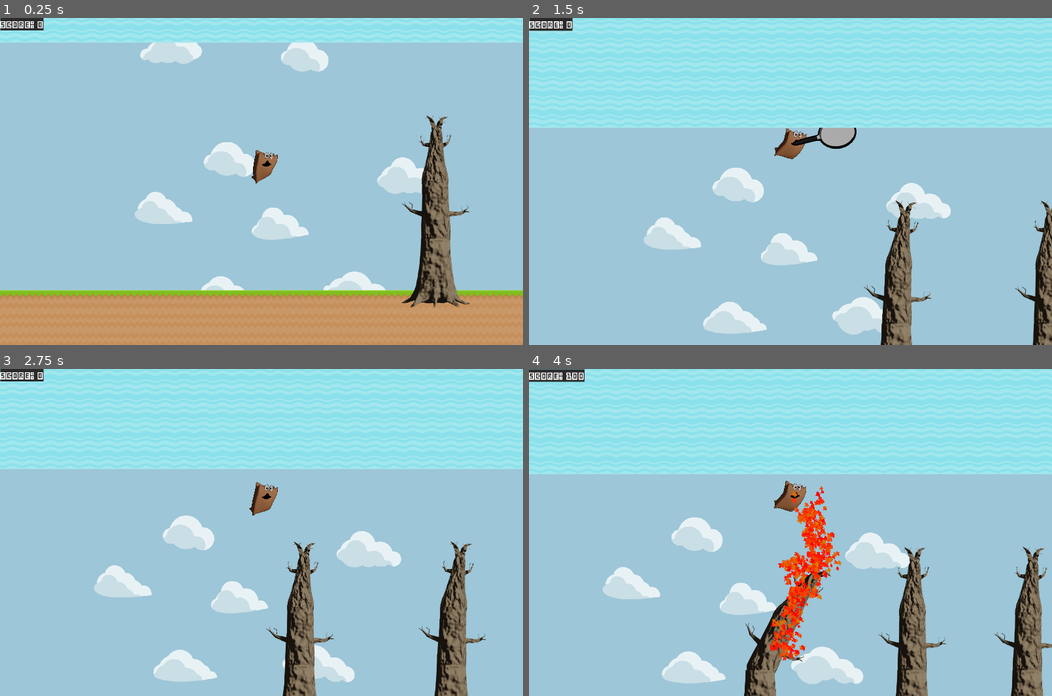
Above: before the commit, frames 1-4 (two rows, left to right).
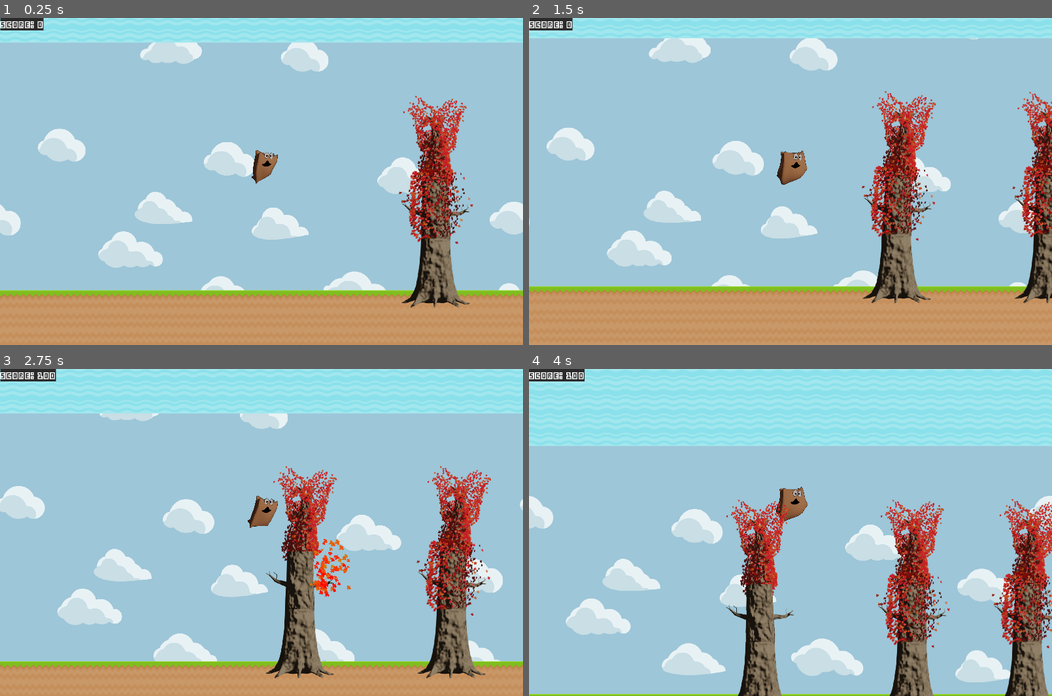
Above: after the commit, the same moments.

Repository: mikeedwards/cozy-jam-2023-moar-autumn
Game: Godot game, scene res://World/main.tscn
Same seed, same stepped clock (60 frames per second), same inputs: the game is played once before the commit and once after it.
Inputs:
- Up to frame 1 (0.25 s): no input
- Up to frame 2 (1.5 s): tap Enter (ui_accept) at 0.5, 0.77, 1.07 s; hold Ctrl 0.53-1.28 s; tap Space at 0.8, 1.35 s; hold Down (ui_down) from 1.28 s (still down)
- Up to frame 3 (2.75 s): tap Enter (ui_accept) at 1.52, 1.55, 1.82, 2.1 s; release Down (ui_down) at 2.03 s; hold Ctrl from 2.03 s (still down)
- Up to frame 4 (4 s): release Ctrl at 2.78 s; tap Ctrl at 2.85 s; tap Enter (ui_accept) at 3.02, 3.32, 3.77, 3.8 s; tap Space at 3.05 s; hold Down (ui_down) from 3.53 s (still down); hold Space from 3.53 s (still down)

The runs differ from the first frame. In frame 1, 5.0% of the frame differs, in the area x 0-100%, y 23-84%; in frame 2, 59%, in the area x 0-100%, y 1-100%; in frame 3, 43%; in frame 4, 29%.

Commit message:
add leaves to indicate hits, map keys properly

Diff:
--- a/Pan/pan.gd
+++ b/Pan/pan.gd
@@ -30,7 +30,7 @@
 		rotation = 0
 		collision_layer = 0
 
-	if Input.is_action_just_pressed("ui_down") and current_cool_down <= 0.0:
+	if Input.is_key_pressed(KEY_CTRL) and current_cool_down <= 0.0:
 		spinning = true
 		collision_layer = 2
 		current_cool_down = COOL_DOWN
--- a/Spirit/spirit.gd
+++ b/Spirit/spirit.gd
@@ -4,7 +4,7 @@
 @export var SPEED_X: float = 12000.0
 @export var JUMP_IMPULSE: float = 18000.0
 @export var GRAVITY: float = 4.0
-@export var IMPULSE_LIMIT: float = 0.2
+@export var IMPULSE_LIMIT: float = 0.1
 
 var impulse_timer = 0
 var score = 0
@@ -34,7 +34,7 @@
 	var vx: Vector2 = SPEED_X * delta * Vector2.RIGHT
 	var vy: Vector2 = (velocity.y + GRAVITY) * Vector2.DOWN
 
-	if Input.is_action_just_pressed("ui_accept"):
+	if Input.is_key_pressed(KEY_SPACE):
 		vy += Vector2.UP * impulse * delta
 		impulse_timer = IMPULSE_LIMIT
 		sprite.play("poof")
--- a/Tree/tree.gd
+++ b/Tree/tree.gd
@@ -7,12 +7,17 @@
 @onready var trunk: Array[RigidBody2D] = [
 	$TrunkSegment01/Trunk01,
 	$TrunkSegment02/Trunk02,
-	$TrunkSegment03/Trunk03
+	$TrunkSegment03/Trunk03,
 	]
 @onready var leaves: Array[GPUParticles2D] = [
 	$TrunkSegment01/Trunk01/LeafParticles01,
 	$TrunkSegment02/Trunk02/LeafParticles02,
-	$TrunkSegment03/Trunk03/LeafParticles03
+	$TrunkSegment03/Trunk03/LeafParticles03,
+	]
+@onready var static_leaves: Array[Sprite2D] = [
+	$TrunkSegment01/Trunk01/LeafSprite,
+	$TrunkSegment02/Trunk02/LeafSprite,
+	$TrunkSegment03/Trunk03/LeafSprite,
 	]
 var hit := [false, false, false]
 var cleared = false
@@ -25,12 +30,15 @@
 		if hit[0]:
 			trunk[0].apply_central_impulse(Vector2(low_trunk_impulse * _delta,0))
 			leaves[0].emitting = true
+			static_leaves[0].visible = false
 			cleared = true
 			smackarooni.emit()
 		if hit[1]:
 			trunk[1].apply_central_impulse(Vector2(mid_trunk_impulse * _delta,0))
 			leaves[0].emitting = true
 			leaves[1].emitting = true
+			static_leaves[0].visible = false
+			static_leaves[1].visible = false
 			cleared = true
 			smackarooni.emit()
 		if hit[2]:
@@ -38,6 +46,9 @@
 			leaves[0].emitting = true
 			leaves[1].emitting = true
 			leaves[2].emitting = true
+			static_leaves[0].visible = false
+			static_leaves[1].visible = false
+			static_leaves[2].visible = false
 			cleared = true
 			smackarooni.emit()
 
--- a/Tree/tree.tscn
+++ b/Tree/tree.tscn
@@ -1,11 +1,14 @@
-[gd_scene load_steps=16 format=3 uid="uid://drspm216mrsea"]
+[gd_scene load_steps=19 format=3 uid="uid://drspm216mrsea"]
 
 [ext_resource type="Script" path="res://Tree/tree.gd" id="1_exp2f"]
 [ext_resource type="Texture2D" uid="uid://bsyg0ltlv6l5x" path="res://Assets/bark/bark_stump.png" id="2_gj6ta"]
 [ext_resource type="Texture2D" uid="uid://3vnx68t5bsm3" path="res://Assets/bark/bark_trunk03.png" id="2_h0a5r"]
 [ext_resource type="Texture2D" uid="uid://jvygn33jrds1" path="res://Assets/maple_001.png" id="3_60d7y"]
 [ext_resource type="Texture2D" uid="uid://cjw5dgxtlskxf" path="res://Assets/bark/bark_trunk01.png" id="3_sy7e4"]
+[ext_resource type="Texture2D" uid="uid://b3yny4iy0q5xs" path="res://Assets/leaf/leaf_trunk03.png" id="3_y2py0"]
 [ext_resource type="Texture2D" uid="uid://dbu0urgsmw6rq" path="res://Assets/bark/bark_trunk02.png" id="4_jqx7t"]
+[ext_resource type="Texture2D" uid="uid://dt70fff7i062q" path="res://Assets/leaf/leaf_trunk02.png" id="6_frwfx"]
+[ext_resource type="Texture2D" uid="uid://jhd76xf51rgp" path="res://Assets/leaf/leaf_trunk01.png" id="8_o2rd5"]
 
 [sub_resource type="CircleShape2D" id="CircleShape2D_myr13"]
 radius = 63.5315
@@ -115,6 +118,10 @@
 scale = Vector2(0.37895, 0.37895)
 texture = ExtResource("2_h0a5r")
 
+[node name="LeafSprite" type="Sprite2D" parent="TrunkSegment03/Trunk03"]
+position = Vector2(0, -260)
+texture = ExtResource("3_y2py0")
+
 [node name="CollisionShape2D" type="CollisionShape2D" parent="TrunkSegment03/Trunk03"]
 position = Vector2(0.5, -274)
 scale = Vector2(0.5, 0.5)
@@ -183,6 +190,10 @@
 scale = Vector2(0.929424, 0.857297)
 texture = ExtResource("4_jqx7t")
 
+[node name="LeafSprite" type="Sprite2D" parent="TrunkSegment02/Trunk02"]
+position = Vector2(0, -243)
+texture = ExtResource("6_frwfx")
+
 [node name="CollisionShape2D" type="CollisionShape2D" parent="TrunkSegment02/Trunk02"]
 position = Vector2(1.5, -243)
 scale = Vector2(0.75, 0.75)
@@ -249,6 +260,10 @@
 position = Vector2(1, -149)
 texture = ExtResource("3_sy7e4")
 
+[node name="LeafSprite" type="Sprite2D" parent="TrunkSegment01/Trunk01"]
+position = Vector2(0, -191)
+texture = ExtResource("8_o2rd5")
+
 [node name="CollisionShape2D" type="CollisionShape2D" parent="TrunkSegment01/Trunk01"]
 position = Vector2(2, -169)
 shape = SubResource("CapsuleShape2D_r71d3")
--- a/Tree/tree_marker.gd
+++ b/Tree/tree_marker.gd
@@ -12,7 +12,6 @@
 # Called when the node enters the scene tree for the first time.
 func _ready():
 	connect("smacked", spirit._on_oak_marker_smacked)
-	pass # Replace with function body.
 
 func smackarooni():
 	smacked.emit()
--- a/World/main.gd
+++ b/World/main.gd
@@ -5,8 +5,3 @@
 # Called when the node enters the scene tree for the first time.
 func _ready():
 	music.play()
-
-
-# Called every frame. 'delta' is the elapsed time since the previous frame.
-func _process(delta):
-	pass
--- a/World/main.tscn
+++ b/World/main.tscn
@@ -558,6 +558,14 @@
 
 [node name="OakMarker08" parent="." node_paths=PackedStringArray("spirit") instance=ExtResource("3_oevmm")]
 position = Vector2(6474, -80)
+spirit = NodePath("../Spirit")
+
+[node name="OakMarker09" parent="." node_paths=PackedStringArray("spirit") instance=ExtResource("3_oevmm")]
+position = Vector2(7218, -80)
+spirit = NodePath("../Spirit")
+
+[node name="OakMarker10" parent="." node_paths=PackedStringArray("spirit") instance=ExtResource("3_oevmm")]
+position = Vector2(7962, -80)
 spirit = NodePath("../Spirit")
 
 [node name="Music" type="AudioStreamPlayer" parent="."]
Binary file changed: Assets/background.png
Binary file added: Assets/leaf/leaf_trunk01.png
Not shown, added: Assets/leaf/leaf_trunk01.png.import
Binary file added: Assets/leaf/leaf_trunk02.png
Not shown, added: Assets/leaf/leaf_trunk02.png.import
Binary file added: Assets/leaf/leaf_trunk03.png
Not shown, added: Assets/leaf/leaf_trunk03.png.import
Not shown: 1 places in World/main.tscn that only renumber resources
